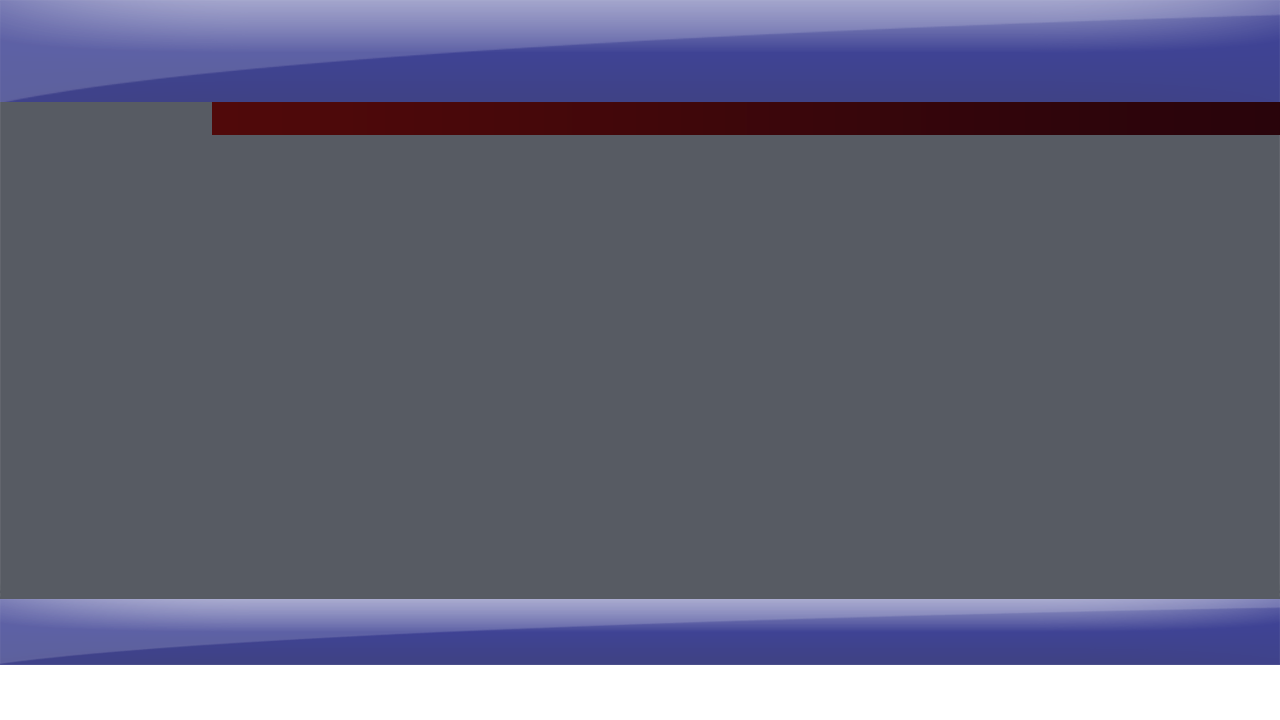
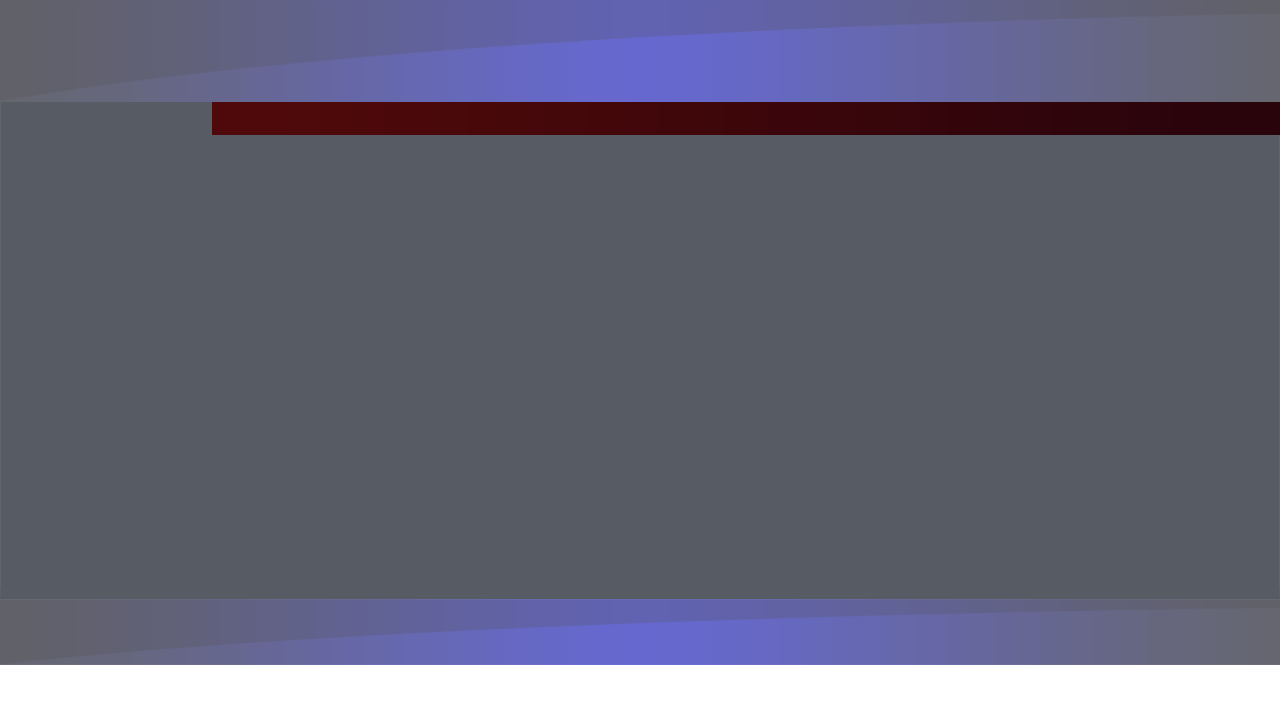
Revision of a layered (1280, 720) image; what changed, layer by layer:
hid "Layer 2 copy" (1st of 2) over [0, 0, 1280, 102]
hid "Layer 3 copy" over [0, 599, 1280, 665]
added layer "Layer 5 copy" (25%) above "Layer 5" over [0, 599, 1280, 665]
added layer "Layer 5" (25%) above "Layer 2 copy 2" over [0, 0, 1280, 102]
added layer "Layer 2 copy 2" (60%) above "Layer 2 copy" over [0, 599, 1280, 665]
added layer "Layer 2 copy" (2nd of 2) (60%) above "Layer 3" over [0, 0, 1280, 102]
